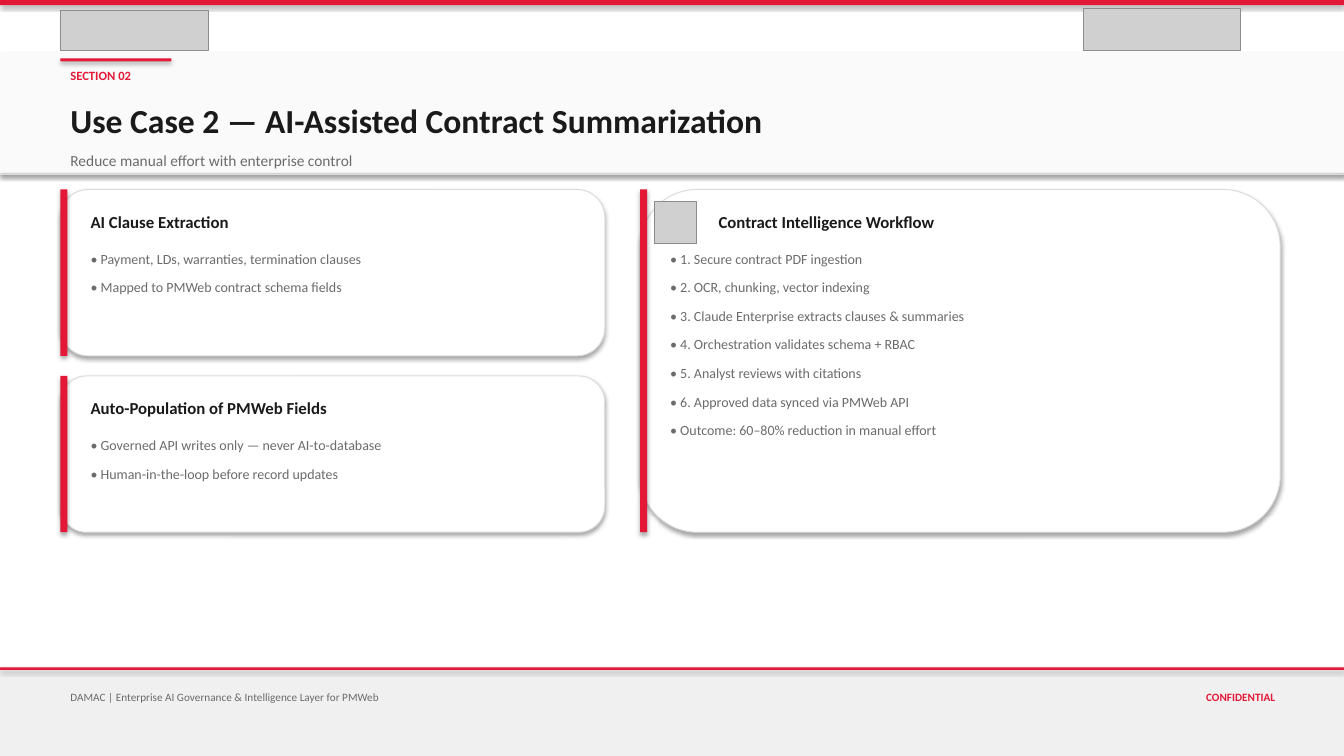
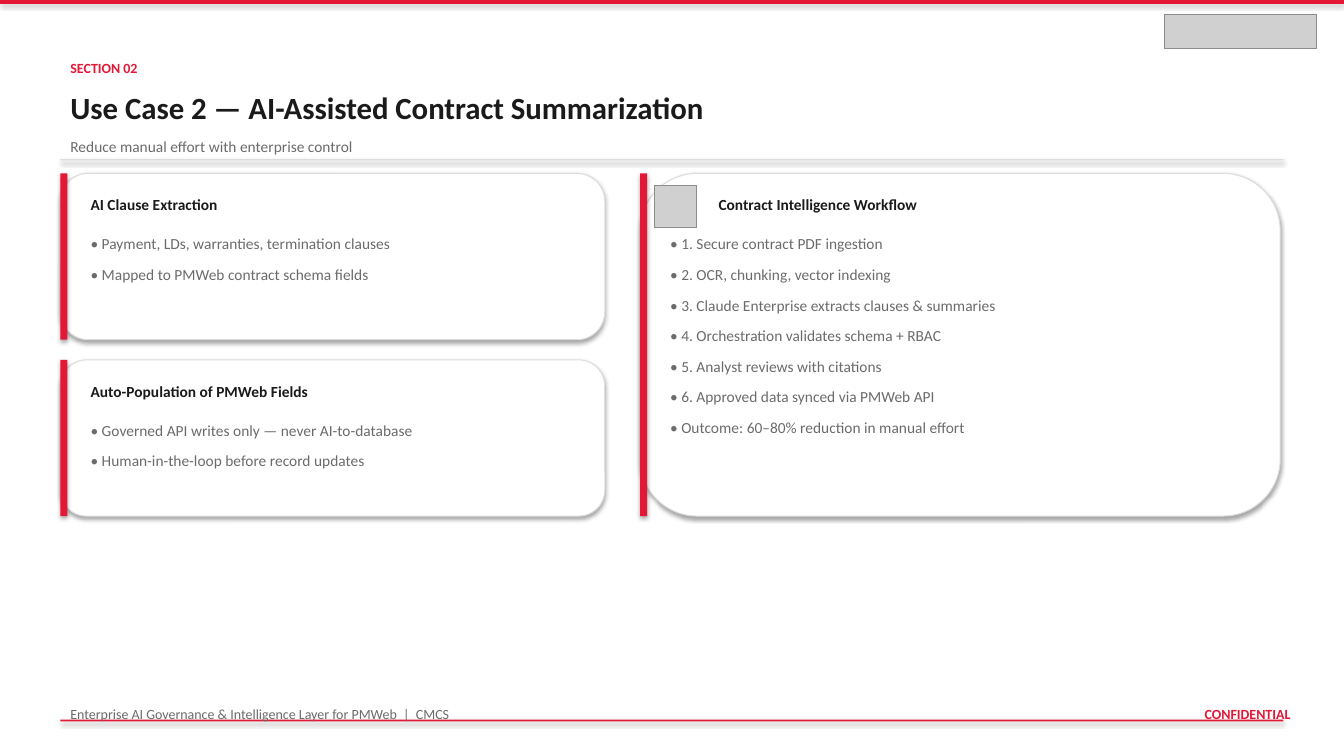
Before and after one commit to vishnushankar9024/procurehubibi, a slide deck: slide 10 of output/DAMAC_PMWeb_AI_Governance_Intelligence_Layer.pptx. Drawn at 1344x756 pixels with LibreOffice and Linux fonts; fonts in the diff are those of the drawing; grey boxes stand for pictures. Boxes give left, top, right and bottom in pixels: in the first picture for what was removed or moved away, otherwise in the second. Text is boxed around its words. In the diff, an @@ line names an element or a change of style, - is before the commit and + after.

```diff
--- a/output/DAMAC_PMWeb_AI_Governance_Intelligence_Layer.pptx
+++ b/output/DAMAC_PMWeb_AI_Governance_Intelligence_Layer.pptx
@@ picture removed at (60, 10, 209, 50) @@
@@ picture removed at (1084, 8, 1241, 50) @@
@@ picture added at (1165, 14, 1317, 48) @@
@@ rectangle removed at (0, 52, 1344, 173) @@
@@ text "SECTION 02": place and size @@
-text "SECTION 02" at (70, 71, 131, 80)
+text "SECTION 02" at (70, 64, 137, 73)
@@ text "SECTION 02" at (70, 64, 137, 73): size 9 to 10 pt @@
@@ rectangle removed at (60, 58, 171, 62) @@
@@ text "Use Case 2 — AI-Assisted ...": place and size @@
-text "Use Case 2 — AI-Assisted ..." at (70, 109, 762, 134)
+text "Use Case 2 — AI-Assisted ..." at (70, 97, 703, 120)
@@ text "Use Case 2 — AI-Assisted ..." at (70, 97, 703, 120): size 24 to 22 pt @@
@@ rectangle: place and size @@
-rectangle at (0, 173, 1344, 174)
+rectangle at (60, 159, 1284, 160)
@@ rounded rectangle: place and size @@
-rounded rectangle at (60, 376, 605, 532)
+rounded rectangle at (60, 173, 605, 340)
@@ rectangle: place and size @@
-rectangle at (60, 376, 68, 532)
+rectangle at (60, 173, 68, 340)
@@ 7 texts, 1 picture, 1 rounded rectangle, 1 rectangle: place and size @@
-7 texts, 1 picture, 1 rounded rectangle, 1 rectangle at (70, 155, 1280, 532)
+7 texts, 1 picture, 1 rounded rectangle, 1 rectangle at (70, 141, 1280, 516)
@@ rounded rectangle: place and size @@
-rounded rectangle at (60, 190, 605, 356)
+rounded rectangle at (60, 360, 605, 516)
@@ rectangle: place and size @@
-rectangle at (60, 190, 68, 356)
+rectangle at (60, 360, 68, 516)
@@ size 12 to 11 pt in 3 elements at (91, 199, 218, 210), (719, 199, 917, 213), (91, 386, 308, 400) @@
@@ size 10 to 11 pt in 3 elements at (681, 238, 996, 433), (102, 238, 390, 283), (102, 425, 412, 469) @@
@@ rectangle removed at (0, 667, 1344, 756) @@
@@ text at (70, 709, 449, 722): text changed; size 8 to 10 pt @@
-DAMAC | Enterprise AI Governance & Intelligence Layer for PMWeb
+Enterprise AI Governance & Intelligence Layer for PMWeb | CMCS
@@ text "CONFIDENTIAL": place and size @@
-text "CONFIDENTIAL" at (1206, 693, 1275, 701)
+text "CONFIDENTIAL" at (1205, 710, 1291, 722)
@@ text "CONFIDENTIAL" at (1205, 710, 1291, 722): size 8 to 10 pt @@
@@ rectangle: place and size @@
-rectangle at (0, 667, 1344, 670)
+rectangle at (60, 720, 1284, 722)
```
Also in this commit, not shown: 35 other slides changed, 3 other files.
